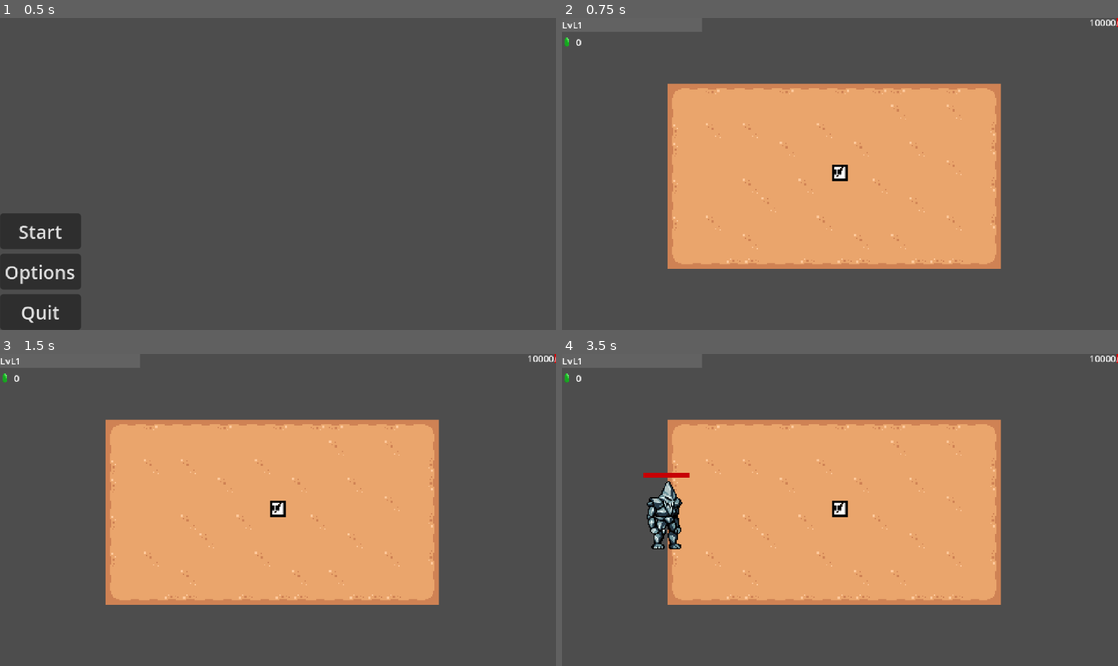
Above: before the commit, frames 1-4 (two rows, left to right).
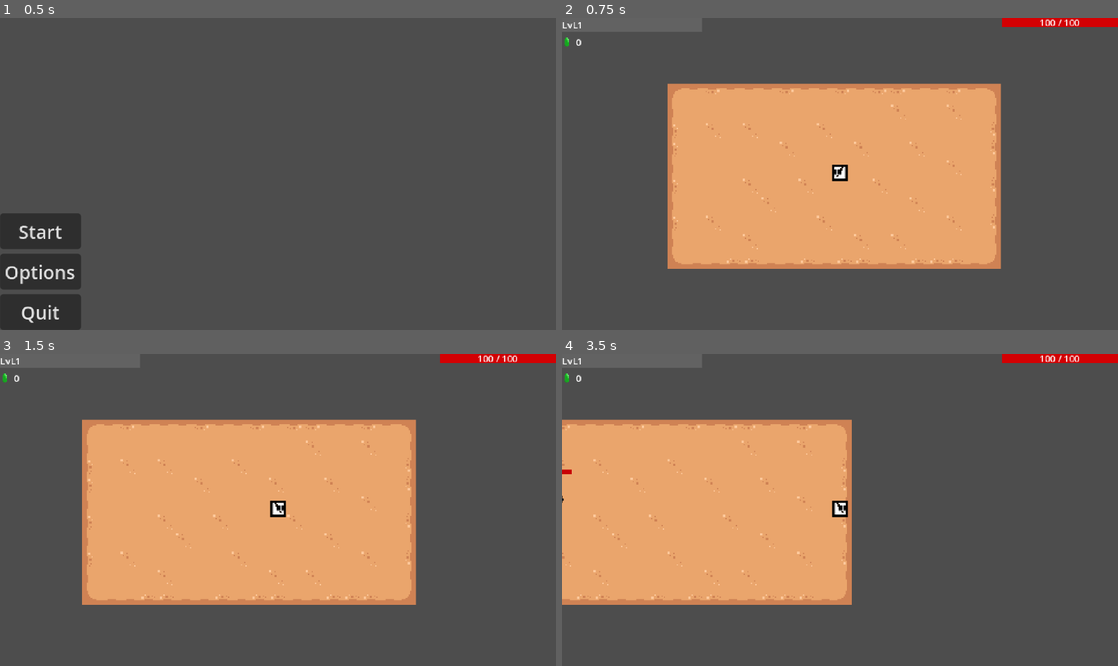
Above: after the commit, the same moments.

Repository: Maf1sher/Gorama
Game: Godot game, scene res://scenes/UI/Menu.tscn
The game is run twice, just before and just after one commit, with the same random seed, the same clock (stepped at 60 frames per second) and the same inputs.
Inputs (mouse positions are in pixels of both pictures, inside the frame that each line leads up to):
- Up to frame 1 (0.5 s): no input
- Up to frame 2 (0.75 s): click "Start" at 0.5 s
- Up to frame 3 (1.5 s): tap Enter at 1.25 s; move the mouse to (400, 494) at 1.27 s; hold D (right) from 1.28 s (still down); hold Shift from 1.28 s (still down); click (400, 494) at 1.42 s
- Up to frame 4 (3.5 s): release D (right) at 2 s; release Shift at 2 s; drag from (728, 525) to (840, 510) at 2.02 s; move the mouse to (895, 441) at 2.77 s; hold D (right) from 2.78 s (still down); hold Shift from 2.78 s (still down); click (895, 441) at 2.92 s

Frame 1 is identical in both runs. In frame 2, 0.6% of the frame differs, in the area x 79-100%, y 0-3%; in frame 3, 7.5%; in frame 4, 30%, in the area x 0-100%, y 0-81%.
Error before the commit: Parse Error: Too many arguments for "spawn_hit_popup()" call. Expected at most 1 but received 2. (res://scripts/entity/player/player.gd:74)

Commit message:
global ItemDragManager

Diff:
--- a/project.godot
+++ b/project.godot
@@ -19,8 +19,8 @@
 
 InputManager="*res://scripts/auto_load/InputManager.gd"
 CurrencyManager="*res://scripts/auto_load/CurrencyManager.gd"
-CardManager="res://scripts/auto_load/CardManager.gd"
 CardDatabase="*res://scripts/auto_load/CardDatabase.gd"
+ItemDragManager="*res://scripts/auto_load/ItemDragManager.gd"
 
 [display]
 
--- a/scripts/UI/inventory/character_sheet.gd
+++ b/scripts/UI/inventory/character_sheet.gd
@@ -9,6 +9,12 @@
 @onready var head = $TextureRect/HBoxContainer/Head
 @onready var chest = $TextureRect/HBoxContainer/Chest
 @onready var boots = $TextureRect/HBoxContainer/Boots
+
+func _ready() -> void:
+	ItemDragManager.register_fast_move_target("character_sheet", Callable(self, "fast_move"))
+
+func _exit_tree() -> void:
+	ItemDragManager.unregister_fast_move_target("character_sheet")
 
 func _on_left_ring_item_changed(item: Variant) -> void:
 	emit_signal("item_changed", "left_ring", item)
--- a/scripts/UI/inventory/inventory.gd
+++ b/scripts/UI/inventory/inventory.gd
@@ -21,31 +21,22 @@
 	InputManager.unblock_input()
 
 func pick_up_item(item: Node) -> void:
-	held_item = item
-	item.get_parent().remove_child(item)
-	add_child(item)
+	ItemDragManager.pick_up_item(item)
+	held_item = ItemDragManager.get_held_item()
 
 func place_item(item: Node, destination: Node) -> void:
-	held_item = null
-	remove_child(item)
-	destination.add_child(item)
+	ItemDragManager.place_item(item, destination)
+	held_item = ItemDragManager.get_held_item()
 
 func swap_items(item: Node, destination: Node) -> void:
-	var tmp = held_item
-	held_item = item
-	item.get_parent().remove_child(item)
-	add_child(item)
-	remove_child(tmp)
-	destination.add_child(tmp)
+	ItemDragManager.swap_items(item, destination)
+	held_item = ItemDragManager.get_held_item()
 
 func fast_move(destination: String) -> bool:
-	if destination == "character_sheet":
-		return character_sheet.fast_move(held_item)
-	return false
-
+	return ItemDragManager.fast_move(destination)
 
 func get_held_item() -> Node:
-	return held_item
+	return ItemDragManager.get_held_item()
 
 func get_character_sheet():
 	return $CharacterSheet
--- /dev/null
+++ b/scripts/auto_load/ItemDragManager.gd
@@ -0,0 +1,63 @@
+extends CanvasLayer
+
+signal item_picked_up(item: Node)
+signal item_placed(item: Node, destination: Node)
+signal item_swapped(picked_up: Node, placed: Node, destination: Node)
+
+var held_item: Node = null
+var fast_move_targets: Dictionary = {}
+
+func pick_up_item(item: Node) -> void:
+	if item == null:
+		return
+	held_item = item
+	var current_parent: Node = item.get_parent()
+	if current_parent:
+		current_parent.remove_child(item)
+	add_child(item)
+	emit_signal("item_picked_up", item)
+
+func place_item(item: Node, destination: Node) -> void:
+	if item == null or destination == null:
+		return
+	held_item = null
+	if item.get_parent() == self:
+		remove_child(item)
+	destination.add_child(item)
+	emit_signal("item_placed", item, destination)
+
+func swap_items(item: Node, destination: Node) -> void:
+	if item == null or destination == null:
+		return
+	var item_to_place: Node = held_item
+	held_item = item
+	var current_parent: Node = item.get_parent()
+	if current_parent:
+		current_parent.remove_child(item)
+	add_child(item)
+	if item_to_place:
+		if item_to_place.get_parent() == self:
+			remove_child(item_to_place)
+		destination.add_child(item_to_place)
+	emit_signal("item_swapped", held_item, item_to_place, destination)
+
+func get_held_item() -> Node:
+	return held_item
+
+func is_holding() -> bool:
+	return held_item != null
+
+func register_fast_move_target(id: String, receiver: Callable) -> void:
+	fast_move_targets[id] = receiver
+
+func unregister_fast_move_target(id: String) -> void:
+	if fast_move_targets.has(id):
+		fast_move_targets.erase(id)
+
+func fast_move(destination_id: String) -> bool:
+	if held_item == null:
+		return false
+	var receiver: Callable = fast_move_targets.get(destination_id, null)
+	if receiver and receiver.is_valid():
+		return receiver.call(held_item)
+	return false
--- a/scripts/entity/player/player.gd
+++ b/scripts/entity/player/player.gd
@@ -71,7 +71,7 @@
 	exp.add_exp(amount)
 
 func _on_hurt_box_received_damage(damage: int) -> void:
-	hit_popup_spawner.spawn_hit_popup(damage, global_position)
+	hit_popup_spawner.spawn_hit_popup(damage)
 	if stats.hp <= 0:
 		alive = false
 
